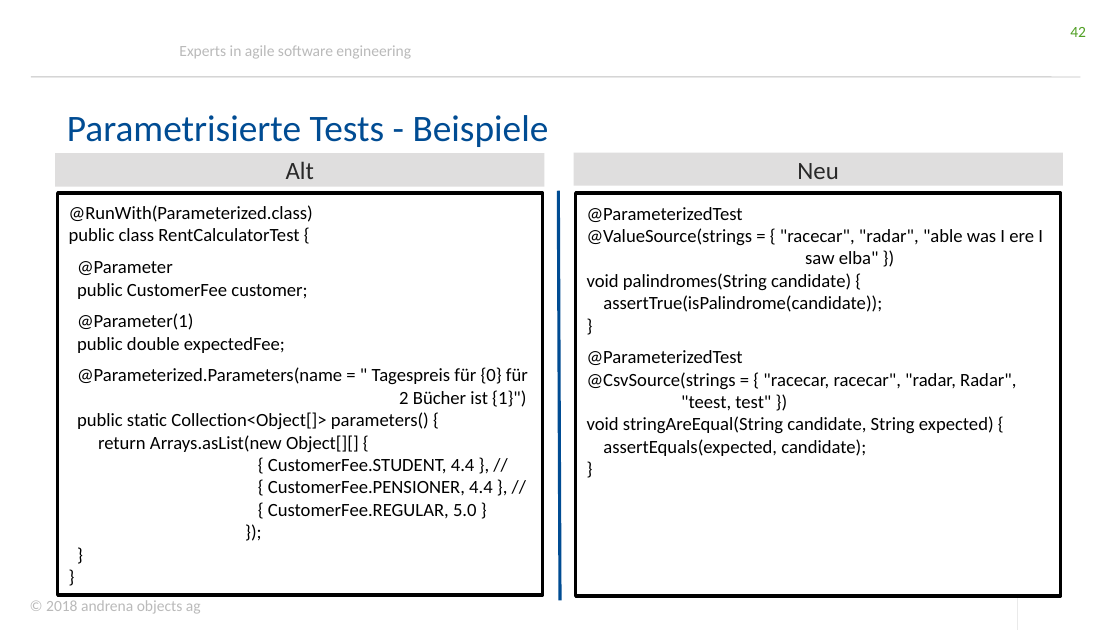
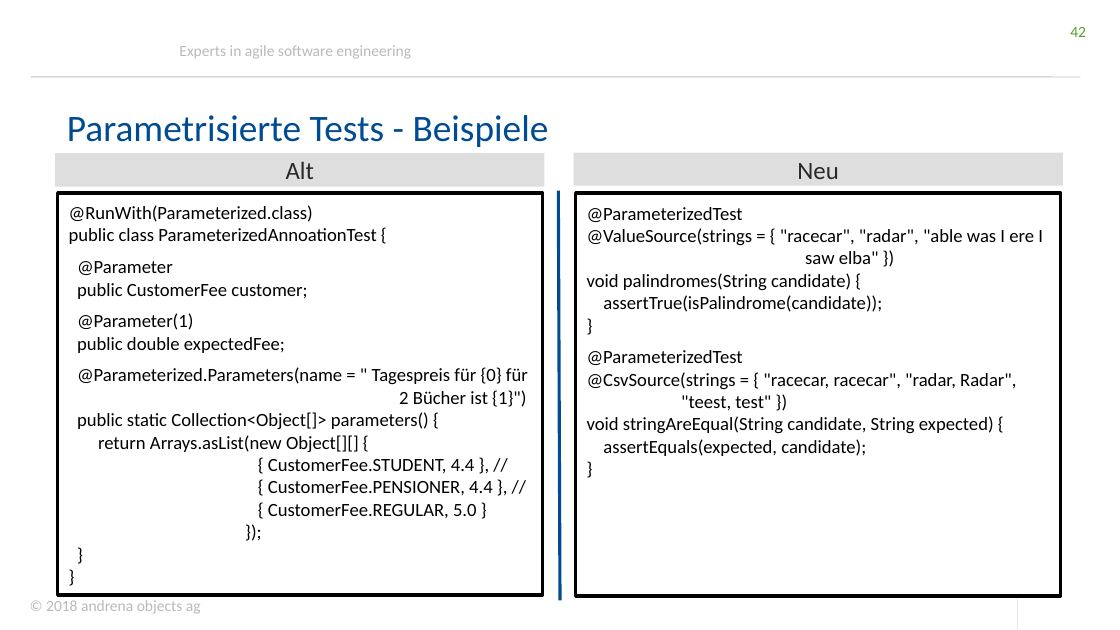
Before and after one commit to andrena/junit5-workshop-et-ka-2018, a slide deck: slide 42 of files/Folien.pptx. Drawn at 1120x630 pixels with LibreOffice and Linux fonts; fonts in the diff are those of the drawing; background and template pictures are left out. Boxes give left, top, right and bottom in pixels: in the first picture for what was removed or moved away, otherwise in the second. Text is boxed around its words. In the diff, an @@ line names an element or a change of style, - is before the commit and + after.

Commit message:
TestNamen in Folien angepasst

```diff
--- a/files/Folien.pptx
+++ b/files/Folien.pptx
@@ text in rectangle at (69, 228, 376, 244): text changed @@
-public class RentCalculatorTest {
+public class ParameterizedAnnoationTest {
```
Also in this commit, not shown: 3 other slides changed.
